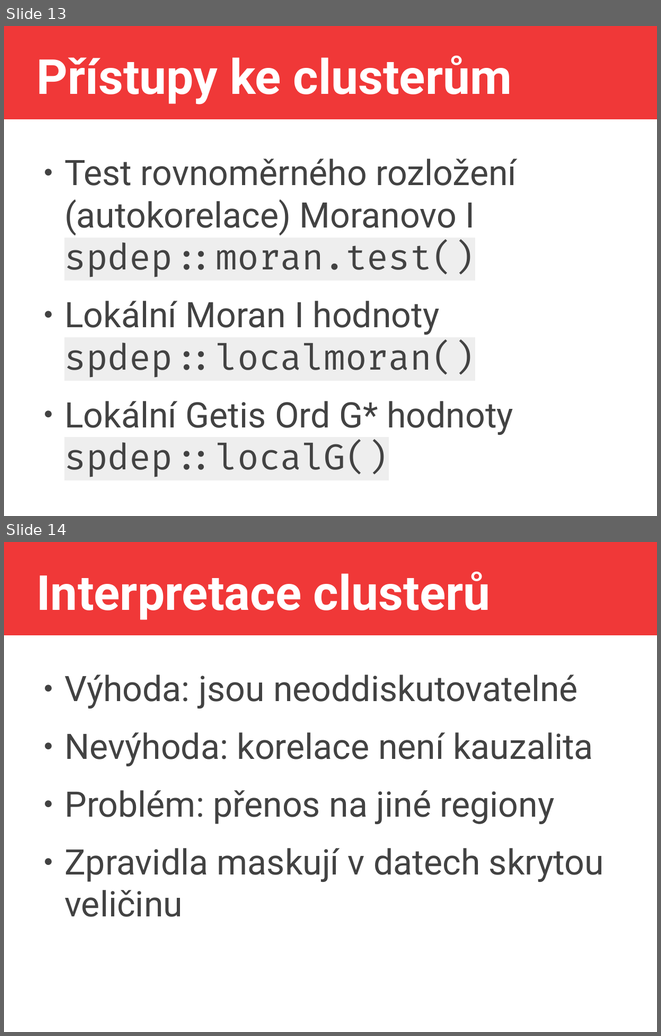
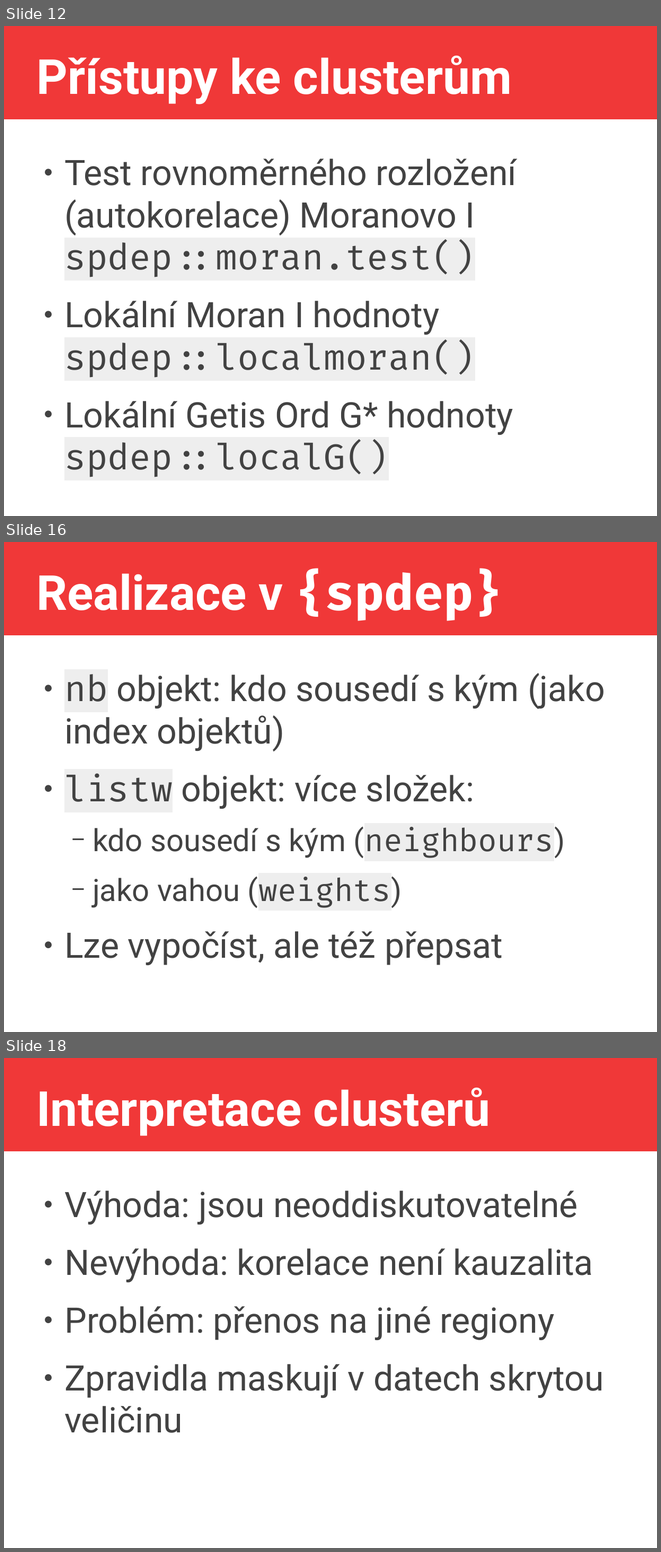
Before and after one commit to jlacko/4EK418, a slide deck: prez/4 - advanced calculations.odp. Shown one above the other, each under a label of ours: slides 13 and 14 before the commit, slides 12, 16 and 18 after it; the slides between them are not shown. The pictures are 661x1036 and 661x1552 pixels, drawn with LibreOffice and Linux fonts; fonts in the diff are those of the drawing. Boxes give left, top, right and bottom in pixels: in the first picture for what was removed or moved away, otherwise in the second. Text is boxed around its words. In the diff, an @@ line names an element or a change of style, - is before the commit and + after.

```diff
--- a/prez/4 - advanced calculations.odp
+++ b/prez/4 - advanced calculations.odp
@@ slide 16 added at (4, 542, 657, 1032), background #FFFFFF; not listed: 1 template element that a slide beside it also shows @@
@@ title added at (36, 571, 503, 621), 58.7 pt, text #FFFFFF, bold @@
+Realizace v {spdep}
@@ text added at (64, 673, 605, 965), 42.7 pt, text #424242 @@
+● nb objekt: kdo sousedí s kým (jako index objektů)
+● listw objekt: více složek:
+  − kdo sousedí s kým (neighbours)
+  − jako vahou (weights)
+● Lze vypočíst, ale též přepsat
@@ what was slide 13 is now slide 12 @@
@@ what was slide 14 is now slide 18 @@
```
Also in this commit, not shown: 6 slides changed, 5 other slides added, 1 slide removed, 1 other file.
